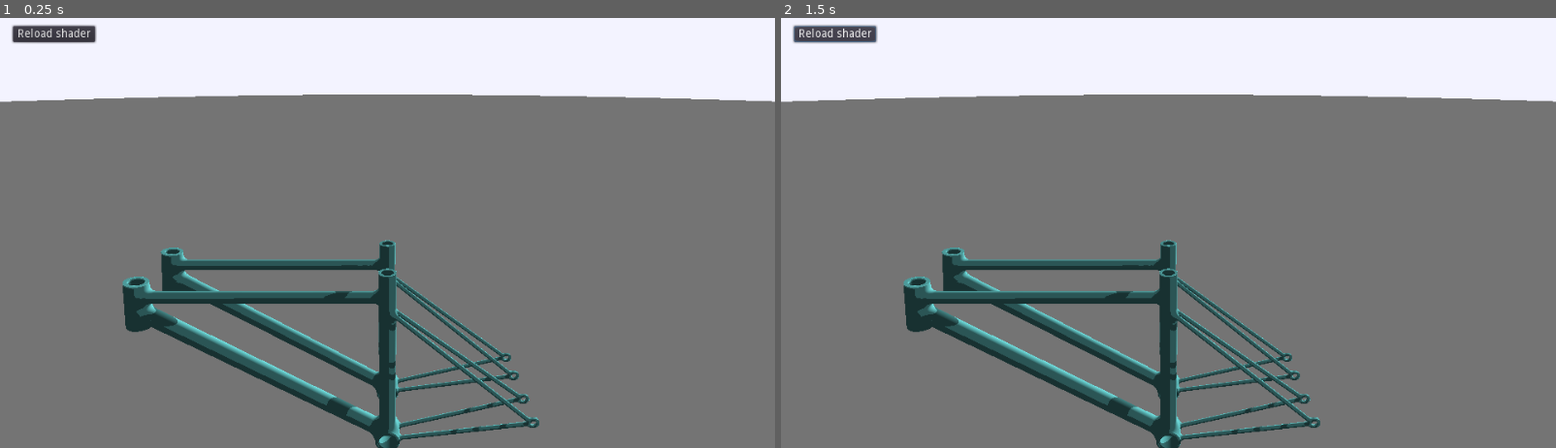
Above: before the commit, frames 1-2 (left to right).
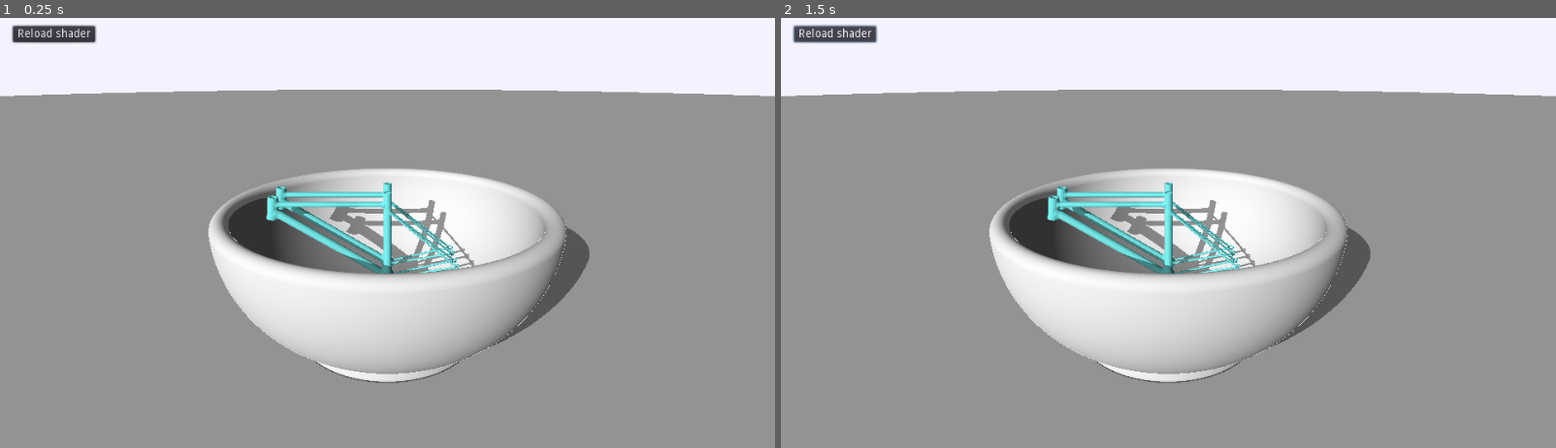
Above: after the commit, the same moments.

Repository: Kwarf/cykelramen
Game: Godot game, scene res://Demo.tscn
The game is run twice, just before and just after one commit, with the same random seed, the same clock (stepped at 60 frames per second) and the same inputs.
Inputs:
- Up to frame 1 (0.25 s): no input
- Up to frame 2 (1.5 s): tap Enter at 0.5 s; tap R at 0.6 s; click "Reload shader" at 1.25 s

The runs differ from the first frame. In frame 1, 81% of the frame differs, in the area x 0-100%, y 16-100%; in frame 2, 81%.

Commit message:
I am become böwl, destroyer of porcelain

Diff:
--- a/Demo.shader
+++ b/Demo.shader
@@ -16,6 +16,11 @@
 	return max(r, min (a, b)) - length(u);
 }
 
+vec2 opRevolution(vec3 p, float w)
+{
+    return vec2(length(p.xz) - w, p.y);
+}
+
 float opExtrusion(vec3 p, float sdf, float h)
 {
 	float hh = h / 2.0;
@@ -33,10 +38,31 @@
 	return dot(p,n) + h;
 }
 
+// 2D primitives
+
 float sdCircle(vec2 p, float r)
 {
 	return length(p) - r;
 }
+
+float sdRoundBox(vec2 p, vec2 b, vec4 r)
+{
+    r.xy = (p.x>0.0)?r.xy : r.zw;
+    r.x  = (p.y>0.0)?r.x  : r.y;
+
+    vec2 q = abs(p)-b+r.x;
+    return min(max(q.x,q.y),0.0) + length(max(q,0.0)) - r.x;
+}
+
+float sdArc(vec2 p, vec2 sca, vec2 scb, float ra, float rb)
+{
+	p *= mat2(vec2(sca.x,sca.y),vec2(-sca.y,sca.x));
+	p.x = abs(p.x);
+	float k = (scb.y*p.x>scb.x*p.y) ? dot(p,scb) : length(p);
+	return sqrt( dot(p,p) + ra*ra - 2.0*ra*k ) - rb;
+}
+
+// 3D primitives
 
 float sdBox(vec3 p, vec3 b)
 {
@@ -44,6 +70,8 @@
 	return length(max(q,0.0)) + min(max(q.x,max(q.y,q.z)),0.0);
 }
 
+// 3D primitives (custom)
+
 float sdTube(vec3 p, float d, float t, float h)
 {
 	float r = d / 2.0;
@@ -55,6 +83,8 @@
 	vec2 d = abs(vec2(length(p.xz),p.y)) - h;
 	return min(max(d.x,d.y),0.0) + length(max(d,0.0));
 }
+
+// 3D models
 
 float sdSubFrame(vec3 pos)
 {
@@ -83,6 +113,7 @@
 float sdBikeFrame(vec3 pos)
 {
 	float t = 1e10;
+	pos += vec3(0.0, -0.035, 0.0);
 	// Bounding box culling. Worth it? Who knows. Increased FPS from ~420 to ~640 when the frame took up maybe 1/10th of the frame.
 	vec3 p = pos + vec3(0.12, -0.24, 0.0);
 	if (sdBox(p, vec3(0.55, 0.28, 0.06)) < t)
@@ -121,17 +152,31 @@
 	return t;
 }
 
+float sdBowl(vec3 pos)
+{
+	vec2 opR = opRevolution(pos + vec3(0.0, -0.74, 0.0), 0.2);
+	float ta = 3.14*1.5;
+    float tb = 3.14*0.5;
+	float t = sdArc(opR, vec2(sin(ta),cos(ta)), vec2(sin(tb),cos(tb)), 0.7, 0.05);
+    t = min(t, sdRoundBox(opR+vec2(0.0, 0.7), vec2(0.35, 0.05), vec4(0.0, 0.03, 0.0, 0.03)));
+	return max(-sdCircle(opR+vec2(0.0, 2.2), 1.5), t);
+}
+
 vec4 scene(vec3 pos)
 {
 	// Floor plane
-	vec4 p = vec4(0.6, 0.6, 0.6, sdPlane(pos, vec3(0.0, 1.0, 0.0), 0.1));
+	vec4 ground = vec4(0.6, 0.6, 0.6, sdPlane(pos, vec3(0.0, 1.0, 0.0), 0.0));
 
 	// Bikes
-	float b1 = sdBikeFrame(pos);
-	float b2 = sdBikeFrame(pos + vec3(0.0, 0.0, -0.2));
-	vec4 b = vec4(0.2, 0.9, 0.9, min(b1, b2));
-
-	return opMinColored(p, b);
+	vec3 pos_bikes = pos + vec3(0.0, -0.3, 0.0);
+	float b1 = sdBikeFrame(pos_bikes);
+	float b2 = sdBikeFrame(pos_bikes + vec3(0.0, 0.0, -0.2));
+	vec4 bikes = vec4(0.2, 0.9, 0.9, min(b1, b2));
+
+	// Bowl
+	vec4 bowl = vec4(0.9, 0.9, 0.9, sdBowl(pos));
+
+	return opMinColored(ground, opMinColored(bowl, bikes));
 }
 
 vec4 march(vec3 origin, vec3 direction)
--- a/Demo.tscn
+++ b/Demo.tscn
@@ -6,6 +6,8 @@
 [sub_resource type="ShaderMaterial" id=1]
 shader = ExtResource( 1 )
 shader_param/iTime = null
+shader_param/iCameraPosition = null
+shader_param/iCameraLookAt = null
 shader_param/iBallPosition = null
 
 [sub_resource type="GDScript" id=2]
@@ -27,7 +29,7 @@
 }
 
 [node name="Camera" type="Position3D" parent="."]
-transform = Transform( 1, 0, 0, 0, 0.938992, -0.343938, 0, 0.343938, 0.938992, 0, 1, -1 )
+transform = Transform( 1, 0, 0, 0, 0.935043, -0.354536, 0, 0.354536, 0.935043, 0, 1.52079, -2.35655 )
 
 [node name="Target" type="Position3D" parent="Camera"]
 transform = Transform( 1, 0, 0, 0, 1, 0, 0, 0, 1, 0, 0, 1 )
@@ -36,7 +38,7 @@
 }
 
 [node name="Ball" type="Position3D" parent="."]
-transform = Transform( 1, 0, 0, 0, 1, 0, 0, 0, 1, -4.26354, 1.66468, 7.00894 )
+transform = Transform( 1, 0, 0, 0, 1, 0, 0, 0, 1, 1.94783, 1.66541, -3.26705 )
 
 [node name="MarchTarget" type="ColorRect" parent="."]
 material = SubResource( 1 )
Not shown, changed: README.md
